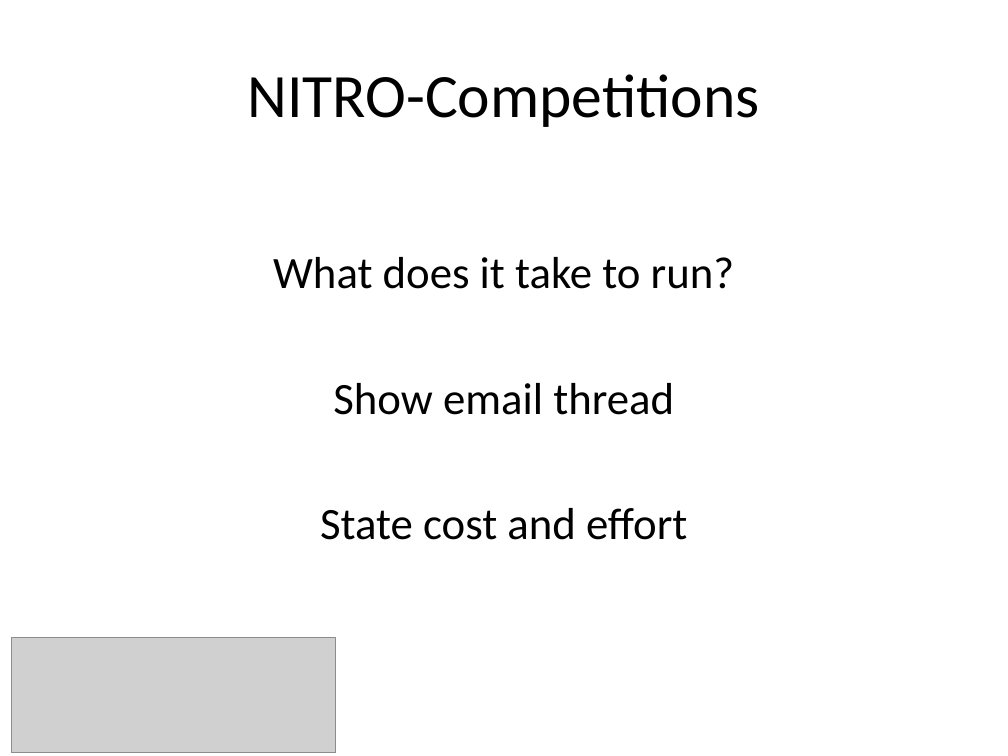
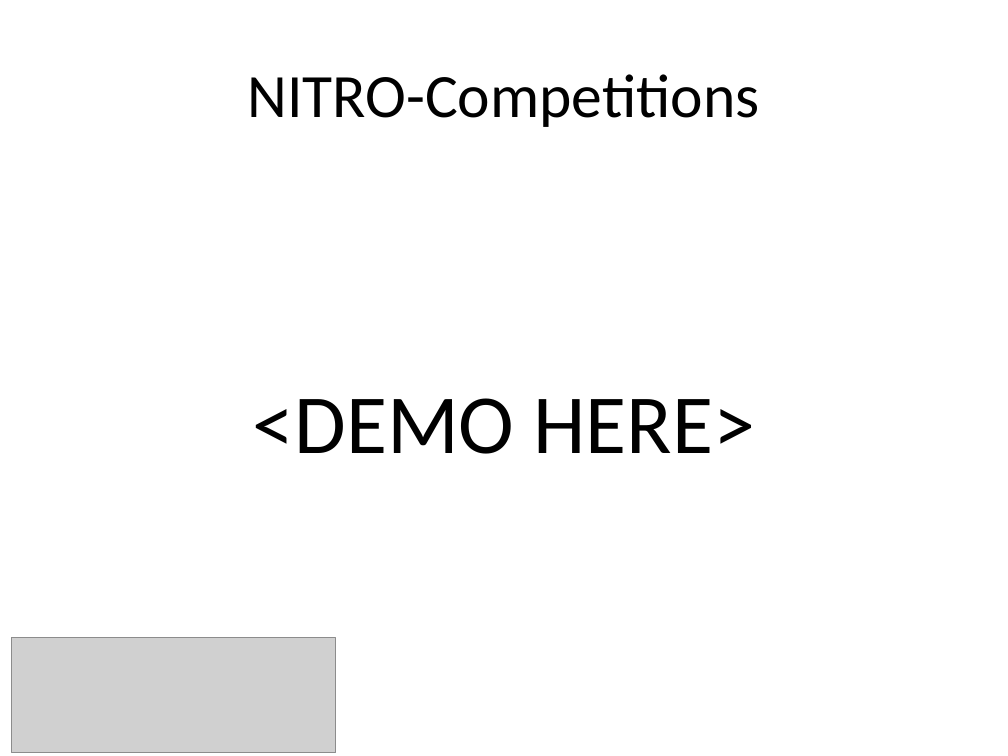
Before and after one commit to NUBIC/nitro-competitions, a slide deck: slide 20 of doc/presentations/20141107_NITRO-Competitions_CTS-AMIA.pptx (slide 25 before the commit). Drawn at 1008x756 pixels with LibreOffice and Linux fonts; fonts in the diff are those of the drawing; grey boxes stand for pictures; background and template pictures are left out. Boxes give left, top, right and bottom in pixels: in the first picture for what was removed or moved away, otherwise in the second. Text is boxed around its words. In the diff, an @@ line names an element or a change of style, - is before the commit and + after.

```diff
--- a/doc/presentations/20141107_NITRO-Competitions_CTS-AMIA.pptx
+++ b/doc/presentations/20141107_NITRO-Competitions_CTS-AMIA.pptx
@@ text at bbox=[253, 398, 755, 454]: text changed; size 32 to 60 pt @@
-What does it take to run?
-Show email thread
-State cost and effort
+<DEMO HERE>
```
Also in this commit, not shown: 5 other slides changed, 2 slides added, 6 slides removed.
